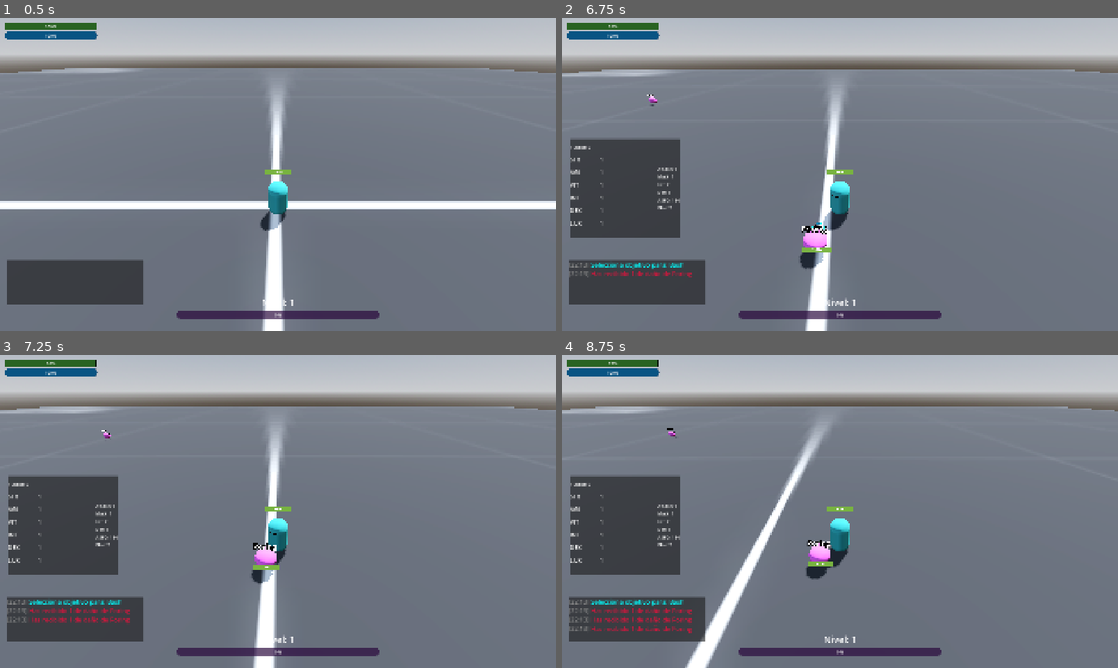
Above: before the commit, frames 1-4 (two rows, left to right).
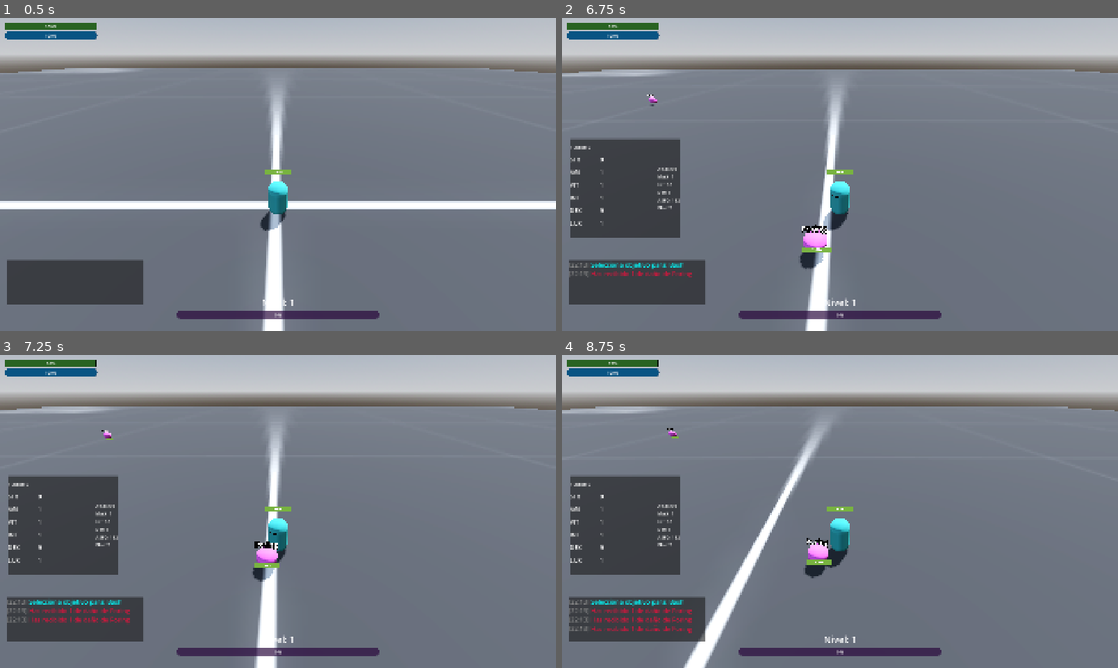
Above: after the commit, the same moments.

Repository: emarose/cameraAndMovement
Game: Godot game, scene res://world.tscn
The game is run twice, just before and just after one commit, with the same random seed, the same clock (stepped at 60 frames per second) and the same inputs.
Inputs (mouse positions are in pixels of both pictures, inside the frame that each line leads up to):
- Up to frame 1 (0.5 s): no input
- Up to frame 2 (6.75 s): tap Enter at 0.5 s; move the mouse to (812, 237) at 0.52 s; hold C (toggle_stats) 0.53-1.28 s; click (812, 237) at 0.67 s; move the mouse to (1006, 221) at 1.27 s; tap C (toggle_stats) every 1.5 s from 1.35 to 5.85 s; click (1006, 221) at 1.42 s; move the mouse to (673, 127) at 2.02 s; hold C (toggle_stats) 2.03-2.78 s; click (673, 127) at 2.17 s; move the mouse to (867, 174) at 2.77 s; click (867, 174) at 2.92 s; move the mouse to (756, 96) at 3.52 s; hold C (toggle_stats) 3.53-4.28 s; click (756, 96) at 3.67 s; tap 1 (skill_1) at 4.15 s; move the mouse to (962, 158) at 4.27 s; click (962, 158) at 4.42 s; move the mouse to (728, 190) at 5.02 s; hold C (toggle_stats) 5.03-5.78 s; click (728, 190) at 5.17 s; move the mouse to (895, 105) at 5.77 s; click (895, 105) at 5.92 s; move the mouse to (812, 237) at 6.52 s; hold C (toggle_stats) from 6.53 s (still down); click (812, 237) at 6.67 s
- Up to frame 3 (7.25 s): keep holding C (toggle_stats)
- Up to frame 4 (8.75 s): move the mouse to (1006, 558) at 7.27 s; release C (toggle_stats) at 7.28 s; tap C (toggle_stats) at 7.35 s; click (1006, 558) at 7.42 s; move the mouse to (673, 464) at 8.02 s; hold C (toggle_stats) from 8.03 s (still down); click (673, 464) at 8.17 s

Frame 1 is identical in both runs. In frame 2, less than 0.1% of the frame differs, in the area x 6-48%, y 44-68%; in frame 3, 0.8%; in frame 4, 0.9%, in the area x 6-49%, y 23-100%.

Commit message:
pre aoe skill add

Diff:
--- a/resources/Poring.tres
+++ b/resources/Poring.tres
@@ -9,11 +9,10 @@
 level = 3
 base_exp = 50
 job_exp = 50
-str = 2
-agi = 4
-vit = 10
-dex = 4
-max_hp = 1000
+agi = 3
+vit = 2
+dex = 3
+max_hp = 100
 flee = 1
 def = 1
 move_spd = 2.0
--- a/resources/skills/Bash.tres
+++ b/resources/skills/Bash.tres
@@ -6,8 +6,7 @@
 script = ExtResource("1_ucktl")
 skill_name = "Bash"
 type = 1
-sp_cost = 2
-cast_range = 4.0
-damage_multiplier = 15.0
-cooldown = 2.0
+sp_cost = 5
+damage_multiplier = 200.0
+cooldown = 5.0
 metadata/_custom_type_script = "uid://bdyuj5busdh3c"
--- a/scenes/Player.tscn
+++ b/scenes/Player.tscn
@@ -79,6 +79,8 @@
 
 [node name="StatsComponent" type="Node" parent="."]
 script = ExtResource("8_khinc")
+str_stat = 9
+dex = 9
 
 [node name="SkillComponent" type="Node" parent="."]
 script = ExtResource("10_d3wef")
--- /dev/null
+++ b/scenes/aoe_indicator.tscn
@@ -0,0 +1,12 @@
+[gd_scene load_steps=3 format=3 uid="uid://bdc52pcharxuw"]
+
+[sub_resource type="StandardMaterial3D" id="StandardMaterial3D_u6h0k"]
+albedo_color = Color(0.078431375, 0.44705883, 0.6509804, 1)
+
+[sub_resource type="TorusMesh" id="TorusMesh_684ch"]
+material = SubResource("StandardMaterial3D_u6h0k")
+inner_radius = 1.7
+outer_radius = 1.845
+
+[node name="AoeIndicator" type="MeshInstance3D"]
+mesh = SubResource("TorusMesh_684ch")
--- a/scripts/SkillComponent.gd
+++ b/scripts/SkillComponent.gd
@@ -6,7 +6,6 @@
 var sp_comp: SPComponent
 var actor: Node3D
 
-# --- NUEVO: Estado de la Skill ---
 var armed_skill: SkillData = null
 
 func setup(actor_node: Node3D, stats_node: StatsComponent, sp_node: SPComponent):
@@ -14,40 +13,39 @@
 	stats = stats_node
 	sp_comp = sp_node
 
-# Paso 1: "Armar" la skill
 func arm_skill(skill: SkillData):
-	if not skill: return
+	if not skill:
+		return
 
-	# Verificar SP antes de siquiera dejarle seleccionar
-	if sp_comp.current_sp < skill.sp_cost:
+	# Validar sp_comp seguro
+	if sp_comp and sp_comp.current_sp < skill.sp_cost:
 		get_tree().call_group("hud", "add_log_message", "SP insuficiente para " + skill.skill_name, Color.RED)
 		return
+
 	armed_skill = skill
 	skill_state_changed.emit()
-	print("[SkillSystem] Skill Armada: ", skill.skill_name)
 	get_tree().call_group("hud", "add_log_message", "Selecciona objetivo para: " + skill.skill_name, Color.CYAN)
 
-# Paso 2: Cancelar
 func cancel_cast():
 	if armed_skill:
-		print("[SkillSystem] Cast Cancelado")
 		armed_skill = null
 		skill_state_changed.emit()
 		get_tree().call_group("hud", "add_log_message", "Habilidad cancelada", Color.GRAY)
 
-# Paso 3: Ejecutar (El click izquierdo llama aquí)
-func execute_armed_skill(target: Node3D):
-	if not armed_skill or not target: return
+func execute_armed_skill(target: Node3D) -> void:
+	if not armed_skill:
+		return
+	if not target or not is_instance_valid(target):
+		return
+	var final_damage = int(stats.get_atk() * armed_skill.damage_multiplier)
 
-	# Ejecutar daño (tu lógica actual)
-	var final_damage = int(stats.get_atk() * armed_skill.damage_multiplier)
 	if target.has_node("HealthComponent"):
 		target.get_node("HealthComponent").take_damage(final_damage)
-		sp_comp.use_sp(armed_skill.sp_cost)
+		if sp_comp:
+			sp_comp.use_sp(armed_skill.sp_cost)
 
-		if actor.has_method("spawn_floating_text"):
+		if actor and actor.has_method("spawn_floating_text"):
 			actor.spawn_floating_text(target.global_position, final_damage, false)
 
-	# Muy importante: Limpiar después de usar
 	armed_skill = null
 	skill_state_changed.emit()
--- a/scripts/SkillData.gd
+++ b/scripts/SkillData.gd
@@ -1,7 +1,7 @@
 extends Resource
 class_name SkillData
 
-enum SkillType { TARGET, POINT, SELF }
+enum SkillType { TARGET, POINT, SELF } # Objetivo, Suelo (AOE), Instantánea
 
 @export_group("Configuración")
 @export var skill_name: String = "Habilidad"
--- a/scripts/player.gd
+++ b/scripts/player.gd
@@ -26,6 +26,8 @@
 
 # --- Variables de Ataque y Control ---
 var last_attack_time: int = 0
+var _last_cursor_state := "default" # "default", "attack", "skill"
+
 var is_clicking: bool = false
 var is_dead: bool = false
 var is_stunned = false
@@ -34,6 +36,7 @@
 var is_attacking: bool = false
 
 func _ready():
+
 	# 1. Calcular y setear vida inicial
 	var max_hp_calculado = 100 + stats.get_max_hp_bonus()
 	health_component.max_health = max_hp_calculado
@@ -67,78 +70,62 @@
 	if event is InputEventMouseButton and event.button_index == MOUSE_BUTTON_LEFT:
 		if event.pressed:
 			is_clicking = true
-			# Detectamos e interactuamos una vez (spawn del indicador)
-			var result = get_mouse_world_interaction()
-			if result:
-				# Si clickeamos enemigo, atacamos una vez inmediatamente
-				if result.collider and is_instance_valid(result.collider) and result.collider.is_in_group("enemy"):
-					# Guardar target y ejecutar ataque inmediato
-					current_target_enemy = result.collider
-					spawn_flash_effect(result.position, true)
-					# Ejecutar ataque inmediato si es posible
-					if can_attack_player and not is_dead:
-						_start_attack_loop() # ejecuta un ataque y, si mantienes presionado, seguirá atacando
-				else:
-					# Clic en suelo: spawn indicador y empezar a moverse mientras mantengas presionado
-					spawn_flash_effect(result.position, false)
-					current_target_enemy = null
-					nav_agent.target_position = result.position
-		else:
-			# solo cuando se suelta el botón izquierdo
+			if skill_component and skill_component.armed_skill:
+				_handle_skill_target_selection()
+			else:
+				handle_click_interaction()
+		else:
 			is_clicking = false
-			# Al soltar, detenemos el loop de ataque (si estaba atacando por hold)
-			_stop_attack_loop()
 
 	# Actualizar cursor cuando el mouse se mueve
 	if event is InputEventMouseMotion:
 		update_cursor()
 
 func _start_attack_loop():
-	# Inicia un ataque inmediato y, si el jugador mantiene is_clicking, seguirá atacando automáticamente
+	# No bloqueamos movimiento aquí. Solo iniciamos el proceso que llevará al jugador a rango y luego atacará.
 	if not current_target_enemy or not is_instance_valid(current_target_enemy):
 		return
-	if not can_attack_player or is_dead:
-		return
-
-	# Bloqueamos movimiento y marcamos estado de ataque
-	is_attacking = true
-	nav_agent.target_position = global_position
-	velocity = Vector3.ZERO
-
-	# Ejecutar el ataque (execute_attack maneja el await del ASPD)
-	# Usamos una llamada asíncrona para permitir que execute_attack haga await internamente
-	_call_execute_attack_and_maybe_repeat(current_target_enemy)
+	if is_dead:
+		return
+
+	# Lanzamos la rutina asíncrona que se encargará de moverse hasta el objetivo y atacar cuando esté en rango
+	_call_move_to_target_then_attack(current_target_enemy)
+
+func _call_move_to_target_then_attack(enemy):
+	if not enemy or not is_instance_valid(enemy):
+		return
+
+	# Loop: mientras el jugador mantenga el click y el enemigo sea válido
+	while is_clicking and is_instance_valid(enemy) and not is_dead:
+		var dist = global_position.distance_to(enemy.global_position)
+		# Si estamos fuera de rango, movernos hacia el enemigo
+		if dist > attack_range:
+			# permitir navegación normal hacia el enemigo
+			nav_agent.target_position = enemy.global_position
+			# esperar un pequeño intervalo antes de re-evaluar (evita busy-wait)
+			await get_tree().create_timer(0.08).timeout
+			# si el jugador soltó el click, salimos
+			if not is_clicking:
+				break
+			continue
+		# Si llegamos aquí, estamos dentro de rango: bloquear movimiento y atacar
+		is_attacking = true
+		nav_agent.target_position = global_position
+		velocity = Vector3.ZERO
+		look_at(Vector3(enemy.global_position.x, global_position.y, enemy.global_position.z), Vector3.UP)
+
+		# Ejecutar un ataque y esperar a que termine (execute_attack hace await del ASPD)
+		await execute_attack(enemy)
+
+		# Si el enemigo murió o el jugador soltó el click, salimos del loop
+		if not is_clicking or not is_instance_valid(enemy) or is_dead:
+			break
+
+	# Liberar estado de ataque al salir
+	is_attacking = false
 
 func _stop_attack_loop():
 	# Desactiva el estado de ataque (al soltar el click)
-	is_attacking = false
-
-# Helper asíncrono que ejecuta un ataque y, si el jugador sigue manteniendo click, repite según ASPD
-func _call_execute_attack_and_maybe_repeat(enemy):
-	# Ejecuta en background (no bloqueante para el hilo principal)
-	# Nota: Godot permite await dentro de funciones normales; aquí lo usamos para controlar el loop.
-	if not enemy or not is_instance_valid(enemy):
-		is_attacking = false
-		return
-
-	# Mientras el jugador mantenga el click y el target sea válido, atacamos en intervalos de ASPD
-	while is_clicking and is_attacking and is_instance_valid(enemy) and not is_dead:
-		# Solo intentar atacar si el agente puede atacar
-		if can_attack_player:
-			# Forzamos que el jugador mire al objetivo y no se mueva
-			nav_agent.target_position = global_position
-			look_at(Vector3(enemy.global_position.x, global_position.y, enemy.global_position.z), Vector3.UP)
-			# Ejecuta el ataque (execute_attack contiene el await del ASPD)
-			await execute_attack(enemy)
-		else:
-			# Si no puede atacar (cooldown), esperamos un pequeño tiempo antes de reintentar
-			await get_tree().create_timer(0.05).timeout
-
-		# Si el jugador soltó el click, salimos
-		if not is_clicking:
-			break
-
-	# Al terminar, liberar lock
 	is_attacking = false
 
 func _physics_process(_delta):
@@ -256,13 +243,32 @@
 
 func update_cursor():
 	var result = get_mouse_world_interaction()
-
-	if result and result.collider.is_in_group("enemy"):
-		# Cambiar a cursor de ataque
-		Input.set_custom_mouse_cursor(cursor_attack, Input.CURSOR_ARROW, Vector2(16, 16))
+	var hovering_enemy = false
+	var within_skill_range = false
+
+	if result and result.has("collider"):
+		var col = result.collider
+		if is_instance_valid(col) and col.is_in_group("enemy"):
+			hovering_enemy = true
+			if skill_component and skill_component.armed_skill:
+				var cast_range = skill_component.armed_skill.cast_range
+				if global_position.distance_to(col.global_position) <= cast_range:
+					within_skill_range = true
+
+	if within_skill_range:
+		if _last_cursor_state != "skill":
+			Input.set_custom_mouse_cursor(cursor_skill, Input.CURSOR_ARROW, Vector2(16, 16))
+			_last_cursor_state = "skill"
+		return
+
+	if hovering_enemy:
+		if _last_cursor_state != "attack":
+			Input.set_custom_mouse_cursor(cursor_attack, Input.CURSOR_ARROW, Vector2(16, 16))
+			_last_cursor_state = "attack"
 	else:
-		# Volver al cursor normal
-		Input.set_custom_mouse_cursor(cursor_default, Input.CURSOR_ARROW, Vector2(0, 0))
+		if _last_cursor_state != "default":
+			Input.set_custom_mouse_cursor(cursor_default, Input.CURSOR_ARROW, Vector2(0, 0))
+			_last_cursor_state = "default"
 
 # --- FUNCIONES AUXILIARES DE ATAQUE ---
 
@@ -341,8 +347,6 @@
 	is_clicking = false
 	velocity = Vector3.ZERO
 
-	print("El jugador ha muerto")
-
 	# 1. Feedback visual de muerte (caerse de lado)
 	var tween = create_tween()
 	tween.tween_property(self, "rotation:z", deg_to_rad(-90), 0.5).set_trans(Tween.TRANS_BOUNCE)
@@ -364,33 +368,39 @@
 
 func _handle_skill_target_selection():
 	var result = get_mouse_world_interaction()
-	if result and result.collider.is_in_group("enemy"):
-		var enemy = result.collider
-		var dist = global_position.distance_to(enemy.global_position)
-
-		if dist <= skill_component.armed_skill.cast_range:
-			# Mirar al enemigo antes de disparar
-			look_at(Vector3(enemy.global_position.x, global_position.y, enemy.global_position.z), Vector3.UP)
-			skill_component.execute_armed_skill(enemy)
-		else:
-			get_tree().call_group("hud", "add_log_message", "Fuera de rango", Color.ORANGE)
+
+	if not result or not result.has("collider"):
+		return
+
+	var collider = result.collider
+	if not is_instance_valid(collider) or not collider.is_in_group("enemy"):
+		return
+
+	# Validar que la skill esté armada
+	if not skill_component or not skill_component.armed_skill:
+		return
+
+	var enemy = collider
+	var dist = global_position.distance_to(enemy.global_position)
+
+	# Usar cast_range desde la skill armada
+	var cast_range = skill_component.armed_skill.cast_range
+	if dist <= cast_range:
+		look_at(Vector3(enemy.global_position.x, global_position.y, enemy.global_position.z), Vector3.UP)
+		# Llamada diferida para evitar problemas de timing
+		skill_component.call_deferred("execute_armed_skill", enemy)
 	else:
-		print("Selecciona un enemigo válido")
+		get_tree().call_group("hud", "add_log_message", "Fuera de rango", Color.ORANGE)
 
 func try_use_skill():
 	if current_target_enemy and is_instance_valid(current_target_enemy):
 		var distance = global_position.distance_to(current_target_enemy.global_position)
-
 		if distance <= skill_1.cast_range:
-			# 1. Detener el movimiento del NavigationAgent
 			nav_agent.target_position = global_position
 			velocity = Vector3.ZERO
-
-			# 2. Mirar al enemigo (solo en el eje Y para no rotar raro)
 			look_at(Vector3(current_target_enemy.global_position.x, global_position.y, current_target_enemy.global_position.z), Vector3.UP)
-
-			# 3. Intentar ejecutar
-			skill_component.execute_skill(skill_1, current_target_enemy)
+			# Llamada diferida
+			skill_component.call_deferred("execute_armed_skill", current_target_enemy)
 		else:
 			print("Demasiado lejos")
 
